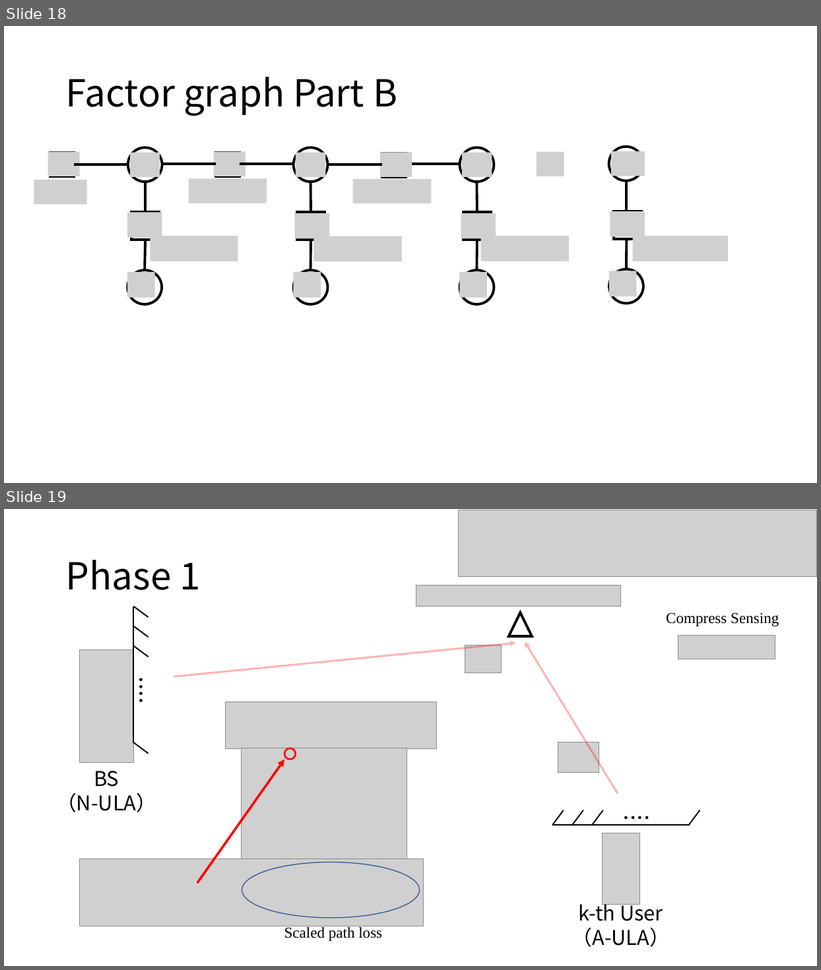
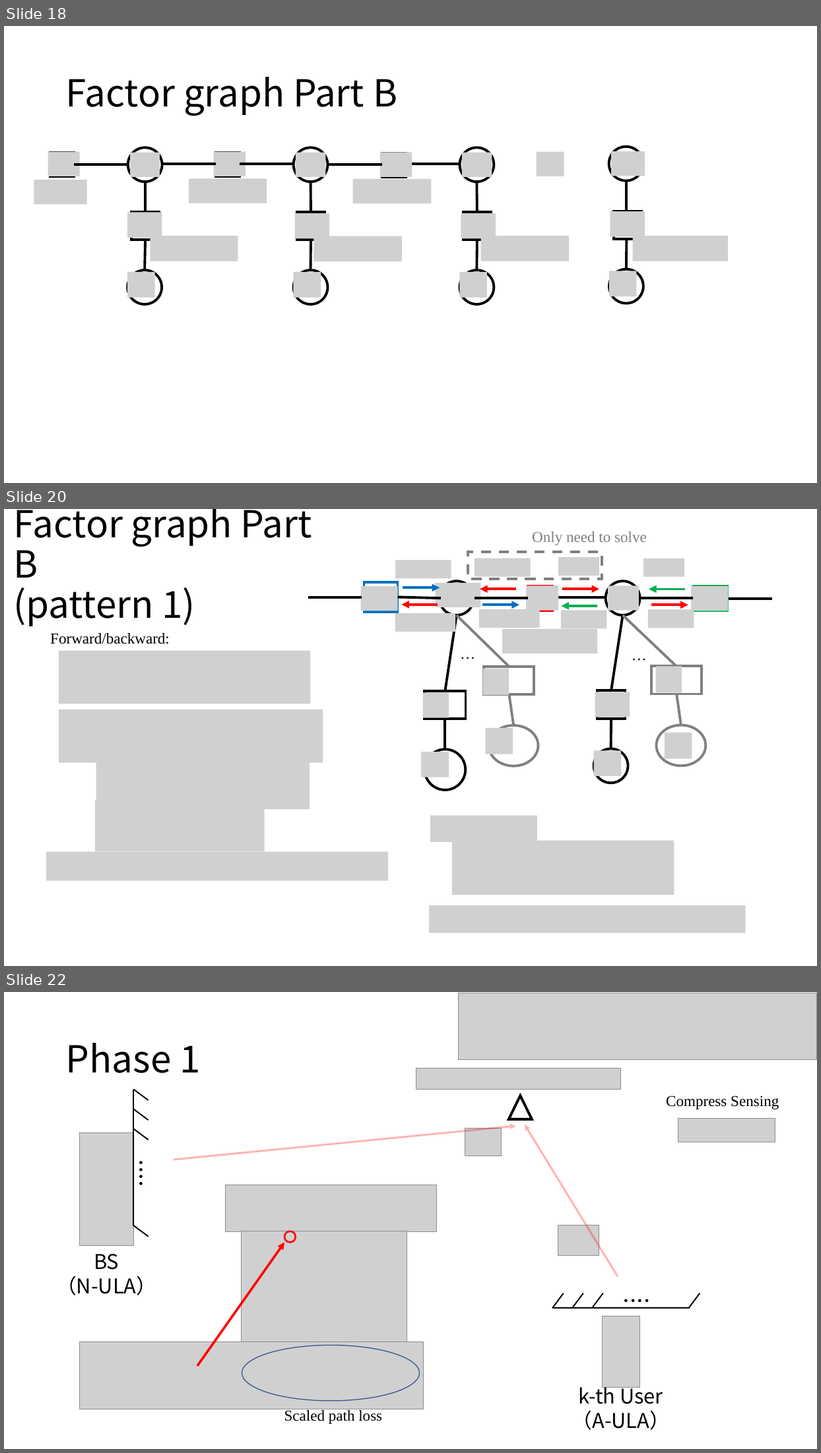
Before and after one commit to Brook1711/RIS-Angular-Domain, a slide deck: doc/RIS-angular-domain组会汇报.pptx. Shown one above the other, each under a label of ours: slides 18 and 19 before the commit, slides 18, 20 and 22 after it; the slides between them are not shown. The pictures are 821x970 and 821x1453 pixels, drawn with LibreOffice and Linux fonts; fonts in the diff are those of the drawing; grey boxes stand for pictures. Boxes give left, top, right and bottom in pixels: in the first picture for what was removed or moved away, otherwise in the second. Text is boxed around its words. In the diff, an @@ line names an element or a change of style, - is before the commit and + after.

```diff
--- a/doc/RIS-angular-domain组会汇报.pptx
+++ b/doc/RIS-angular-domain组会汇报.pptx
@@ slide 20 added at bbox=[4, 509, 817, 966], background #FFFFFF @@
@@ title added at bbox=[14, 509, 312, 626], 44 pt, text #000000 @@
+Factor graph Part B
+(pattern 1)
@@ text added at bbox=[50, 633, 170, 644], 18 pt, text #000000 @@
+Forward/backward:
@@ group added at bbox=[308, 531, 772, 790]: 22 pictures, 14 lines, 8 rectangles, 8 arrows, 6 ellipses, 3 texts @@
+Only need to solve
+…
+…
@@ picture added at bbox=[59, 650, 311, 704] @@
@@ picture added at bbox=[59, 710, 323, 762] @@
@@ picture added at bbox=[96, 758, 310, 810] @@
@@ picture added at bbox=[95, 801, 265, 852] @@
@@ picture added at bbox=[430, 816, 537, 843] @@
@@ picture added at bbox=[452, 841, 675, 895] @@
@@ picture added at bbox=[46, 852, 388, 881] @@
@@ picture added at bbox=[429, 906, 746, 933] @@
@@ what was slide 19 is now slide 22 @@
```
Also in this commit, not shown: 2 other slides added, 2 other files.
